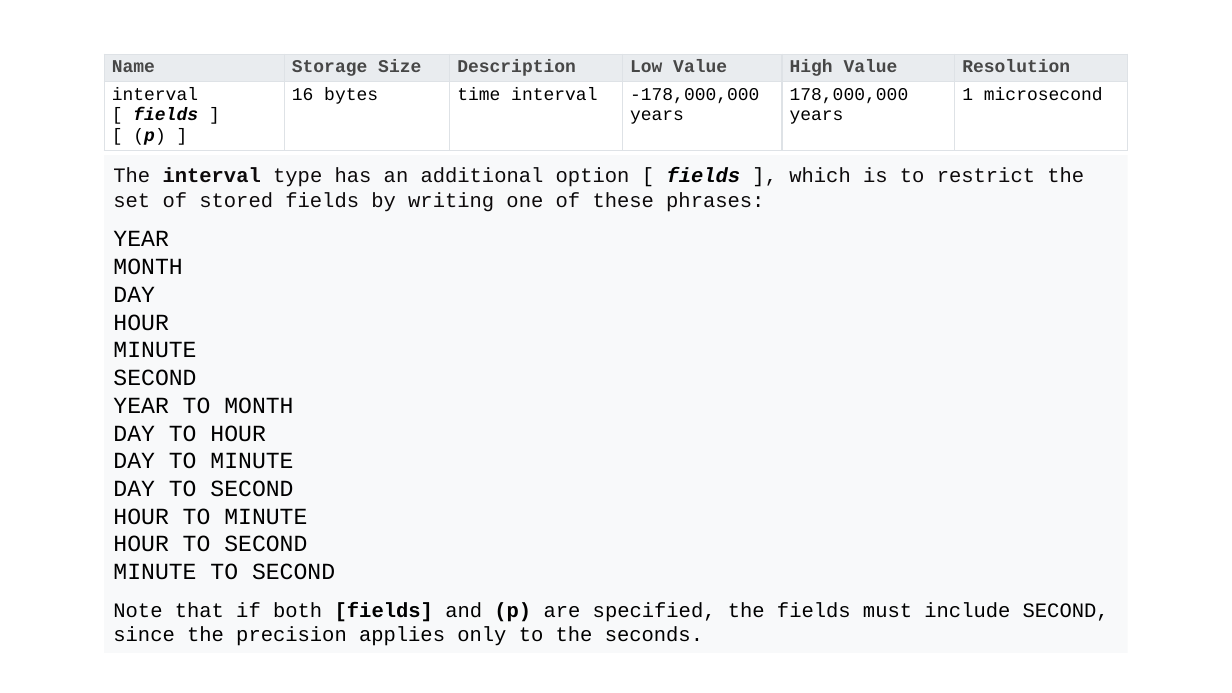
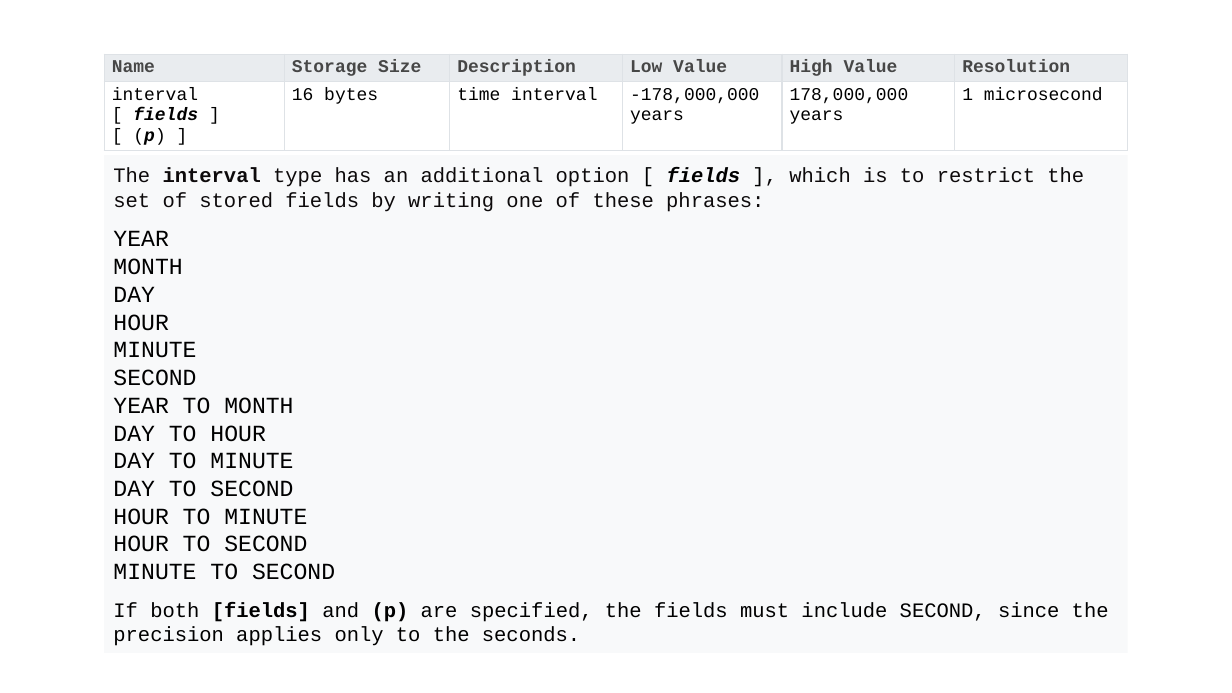
Before and after one commit to VadimAcosta/timestamps_and_intervals, a slide deck: slide 11 of times_and_dates.pptx (slide 4 before the commit). Drawn at 1232x693 pixels with LibreOffice and Linux fonts; fonts in the diff are those of the drawing. Boxes give left, top, right and bottom in pixels: in the first picture for what was removed or moved away, otherwise in the second. Text is boxed around its words. In the diff, an @@ line names an element or a change of style, - is before the commit and + after.

```diff
--- a/times_and_dates.pptx
+++ b/times_and_dates.pptx
@@ text in rectangle at box(113, 602, 1109, 646): text changed @@
-Note that if both [fields] and (p) are specified, the fields must include SECOND, since the precision applies only to the seconds.
+If both [fields] and (p) are specified, the fields must include SECOND, since the precision applies only to the seconds.
```
Also in this commit, not shown: 6 other slides changed, 14 slides added.
